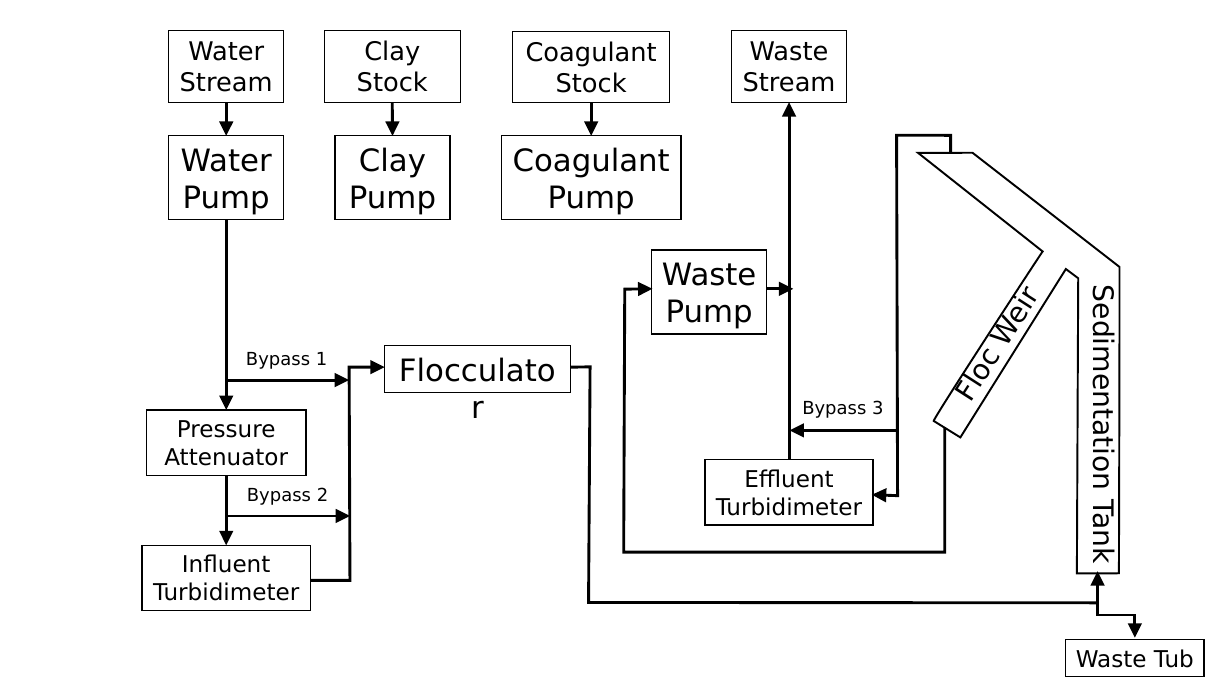
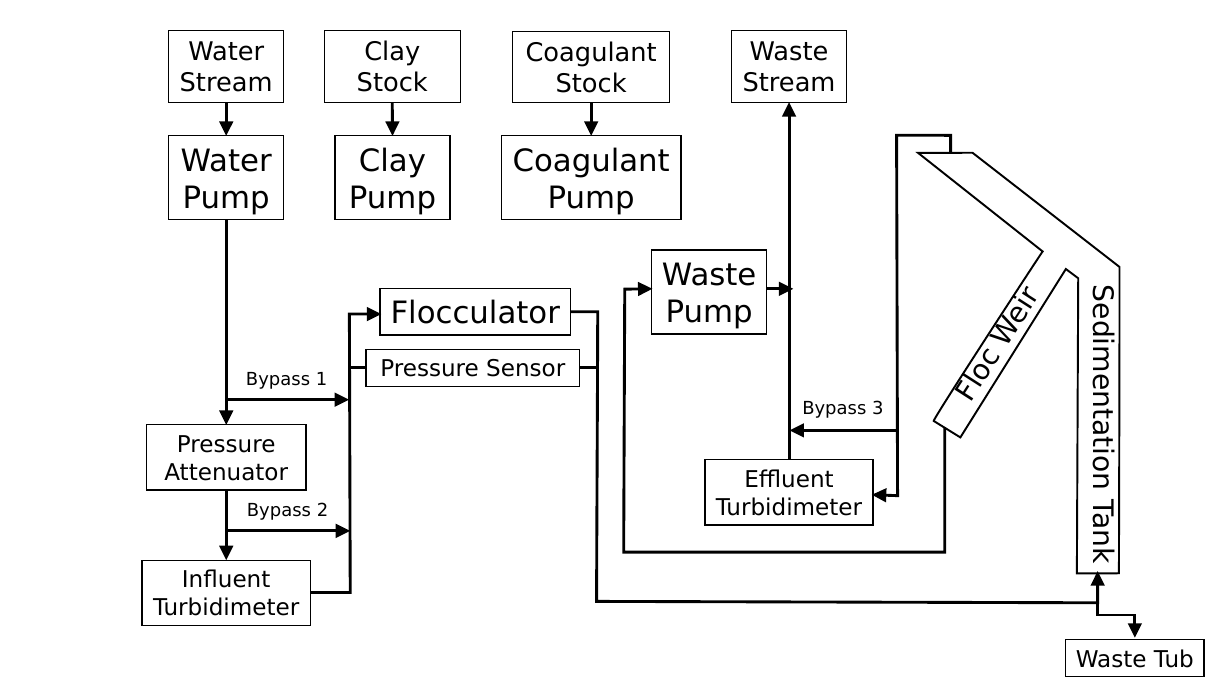
Before and after one commit to AguaClara/high_rate_sedimentation-DEPRECATED, a slide deck: slide 1 of HRS Setup.pptx. Drawn at 1232x693 pixels with LibreOffice and Linux fonts; fonts in the diff are those of the drawing. Boxes give left, top, right and bottom in pixels: in the first picture for what was removed or moved away, otherwise in the second. Text is boxed around its words. In the diff, an @@ line names an element or a change of style, - is before the commit and + after.

Commit message:
added pressure sensor into setup drawing

```diff
--- a/HRS Setup.pptx
+++ b/HRS Setup.pptx
@@ arrow moved from (226, 220) - (226, 410) to (226, 220) - (226, 425) @@
@@ rectangle "Flocculator": place and size @@
-rectangle "Flocculator" at (384,346,571,392)
+rectangle "Flocculator" at (380,288,570,335)
@@ freeform shape: place and size @@
-freeform shape at (311,367,385,580)
+freeform shape at (311,314,382,592)
@@ freeform shape: place and size @@
-freeform shape at (571,367,1098,603)
+freeform shape at (570,311,1097,603)
@@ rectangle added at (366,349,579,386), fill #FFFFFF, outline #000000 1 pt, 18 pt, text #000000 @@
+Pressure Sensor
@@ text "Bypass 1": place and size @@
-text "Bypass 1" at (246,352,327,369)
+text "Bypass 1" at (246,372,327,389)
@@ line added from (350, 368) to (366, 368), #000000 2.25 pt @@
@@ line added from (580, 368) to (598, 368), #000000 2.25 pt @@
@@ arrow moved from (226, 380) - (349, 380) to (226, 400) - (349, 400) @@
@@ 2 rectangles, 2 arrows, 1 text: place and size @@
-2 rectangles, 2 arrows, 1 text at (142,410,350,611)
+2 rectangles, 2 arrows, 1 text at (142,425,350,626)
```
Also in this commit, not shown: 1 other file.
